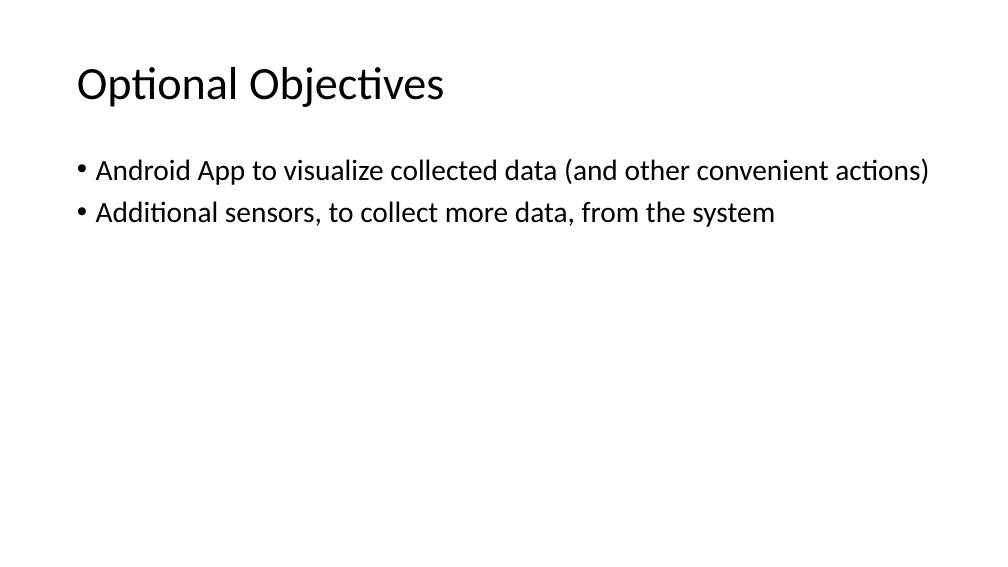
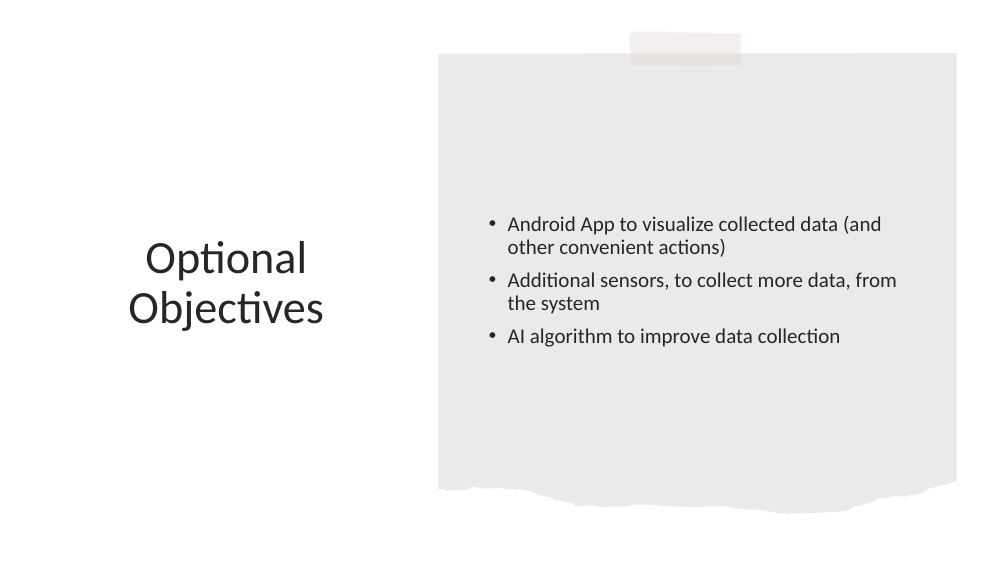
Before and after one commit to MiguelRocha2001/PS-Monitor-IoT-System, a slide deck: slide 5 of Presentation/Presentation.pptx. Drawn at 1008x567 pixels with LibreOffice and Linux fonts; fonts in the diff are those of the drawing. Boxes give left, top, right and bottom in pixels: in the first picture for what was removed or moved away, otherwise in the second. Text is boxed around its words. In the diff, an @@ line names an element or a change of style, - is before the commit and + after.

Commit message:
Improves slide presentation visuals

```diff
--- a/Presentation/Presentation.pptx
+++ b/Presentation/Presentation.pptx
@@ freeform shape added at (438,53,957,514), fill #82766A at 15% opacity @@
@@ freeform shape added at (630,31,741,65), fill #D9D4D0 at 35% opacity @@
@@ text "Android App to visualize collected ...": place and size @@
-text "Android App to visualize collected ..." at (96,158,929,227)
+text "Android App to visualize collected ..." at (508,216,897,347)
@@ text "Android App to visualize collected ..." at (508,216,897,347): vertical alignment top to middle @@
@@ title "Optional Objectives": place and size @@
-title "Optional Objectives" at (77,67,445,107)
+title "Optional Objectives" at (128,241,323,331)
@@ title "Optional Objectives" at (128,241,323,331): text colour #000000 to #262626; alignment left to centre @@
@@ text at (508,216,897,314): size 28 to 20 pt, text colour #000000 to #262626 in "Android App to visualize collected data (and ...", "Additional sensors, to collect more data, from ..." @@
@@ text at (508,328,841,347): paragraph added @@
+• AI algorithm to improve data collection
```
Also in this commit, not shown: 14 other slides changed.
